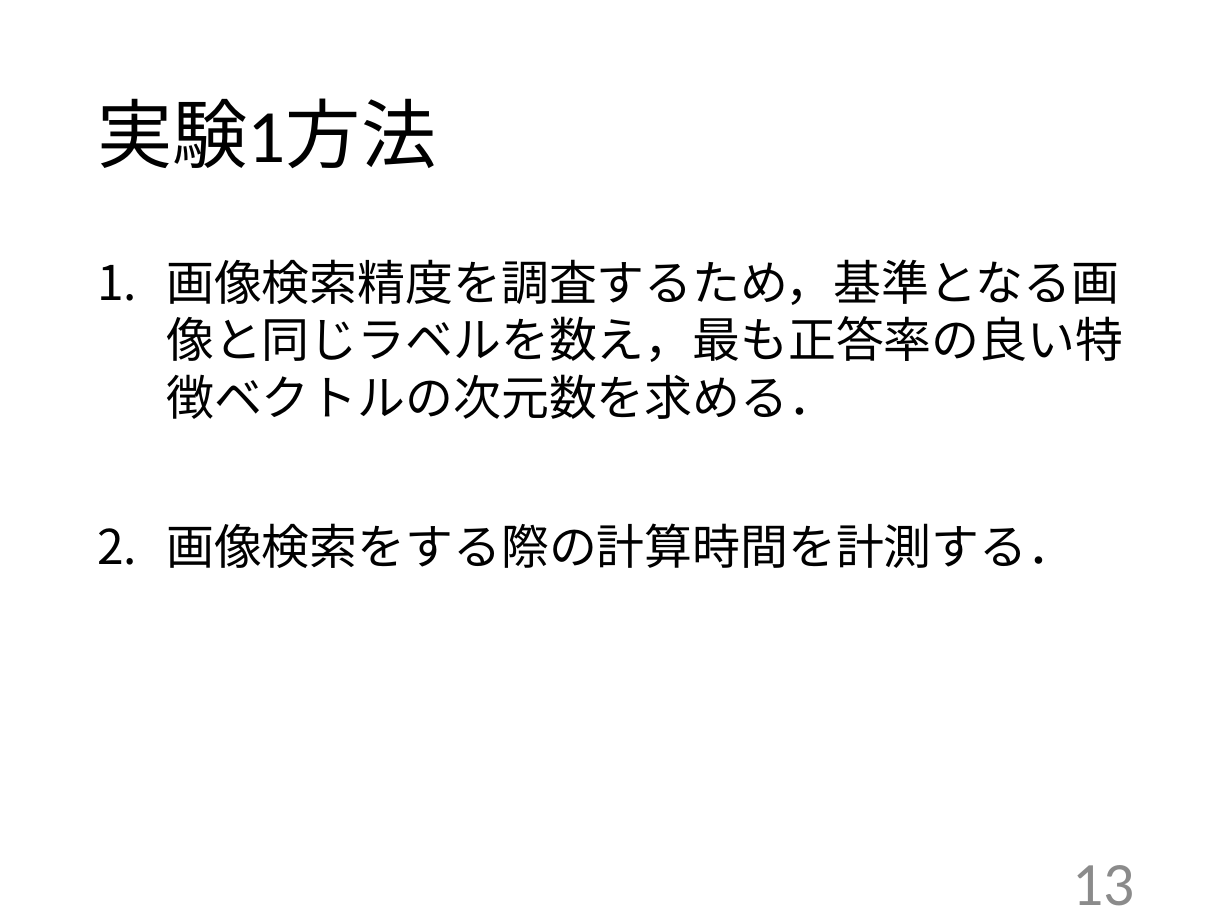
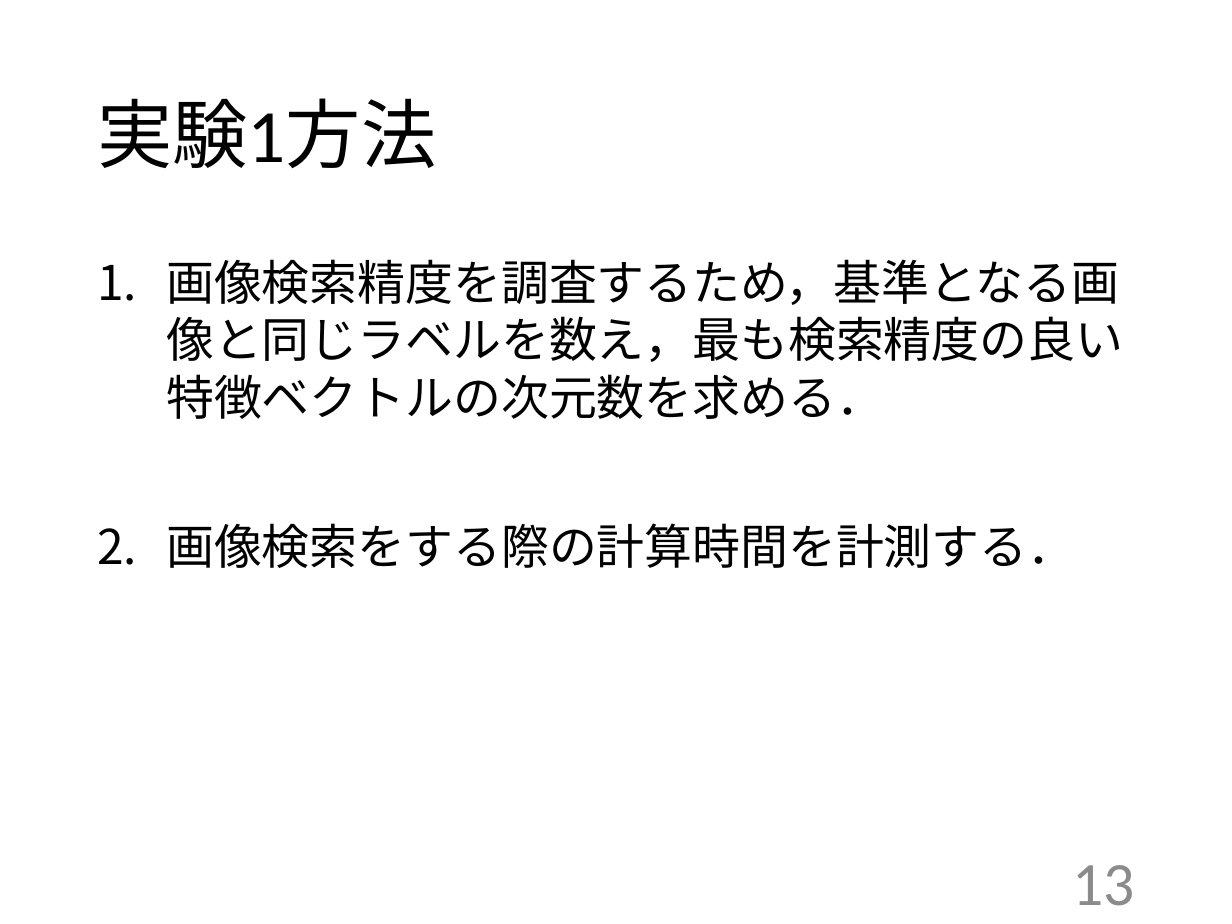
Before and after one commit to kait-takanolab/1821005-yoshioka-thesis, a slide deck: slide 13 of 卒研発表/1821005_yoshioka_thesis.pptx. Drawn at 1232x924 pixels with LibreOffice and Linux fonts; fonts in the diff are those of the drawing. Boxes give left, top, right and bottom in pixels: in the first picture for what was removed or moved away, otherwise in the second. Text is boxed around its words. In the diff, an @@ line names an element or a change of style, - is before the commit and + after.

```diff
--- a/卒研発表/1821005_yoshioka_thesis.pptx
+++ b/卒研発表/1821005_yoshioka_thesis.pptx
@@ text at [166, 259, 1123, 419]: text changed @@
-1. 画像検索精度を調査するため，基準となる画像と同じラベルを数え，最も正答率の良い特徴ベクトルの次元数を求める．
+1. 画像検索精度を調査するため，基準となる画像と同じラベルを数え，最も検索精度の良い特徴ベクトルの次元数を求める．
```
Also in this commit, not shown: 6 other slides changed.
